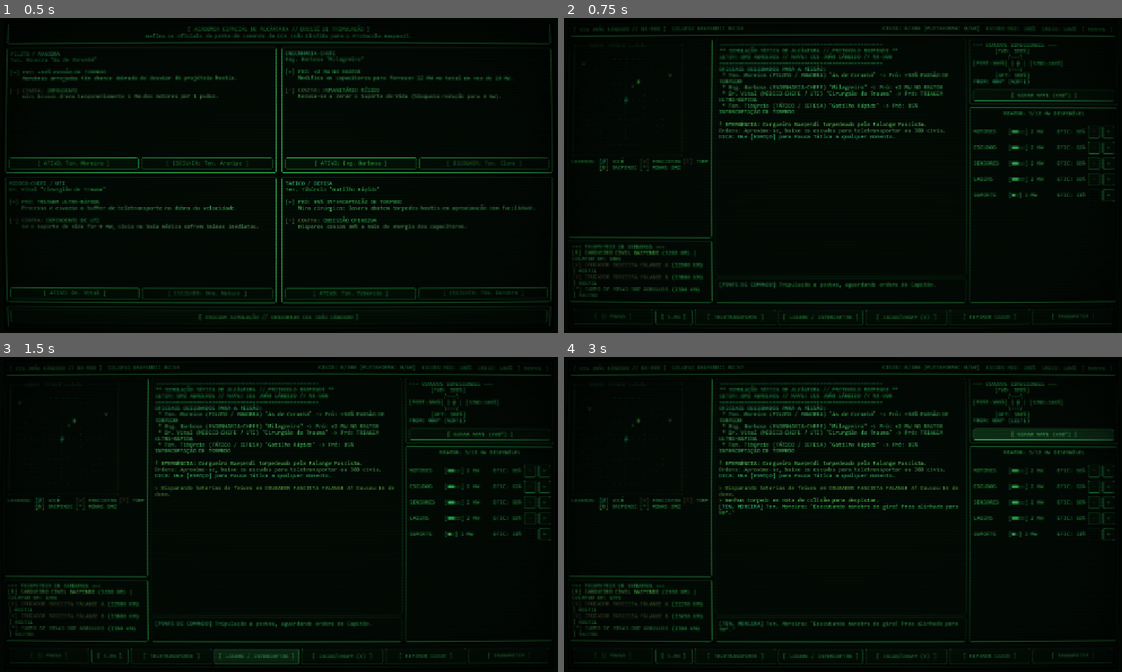
Above: before the commit, frames 1-4 (two rows, left to right).
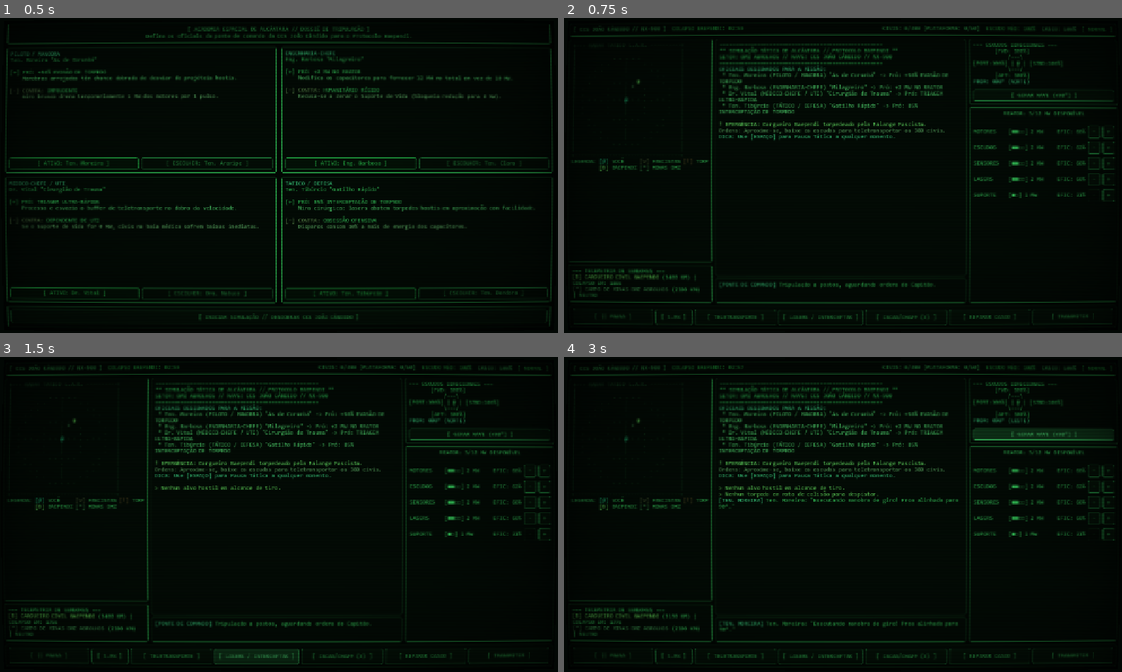
Above: after the commit, the same moments.

Repository: lucasfpastre/scifigame
Game: Godot game, scene res://scenes/crew_selection.tscn
Two runs of this game, one before a commit and one after it. Both use one fixed random seed, a clock stepped at 60 frames per second and the inputs below.
Inputs:
- Up to frame 1 (0.5 s): no input
- Up to frame 2 (0.75 s): click "[ INICIAR SIMULAÇÃO // DESDOB…" at 0.5 s
- Up to frame 3 (1.5 s): click "[ LASERS / INTERCEPTAR ]" at 1.25 s
- Up to frame 4 (3 s): click "[ ISCAS/CHAFF (3) ]" at 2 s; click "[ GIRAR NAVE (+90°) ]" at 2.75 s

Frame 1 is identical in both runs. In frame 2, 0.9% of the frame differs, in the area x 1-27%, y 17-85%; in frame 3, 1.1%; in frame 4, 1.9%, in the area x 1-71%, y 19-85%.

Commit message:
feat: emboscada escalonada (setor silencioso -> desdobramento fascista) e baralho de eventos procedurais imprevisíveis

Diff:
--- a/scripts/main_console.gd
+++ b/scripts/main_console.gd
@@ -153,9 +153,15 @@
 		_log("[color=#ff2222]! %s[/color]" % triage_res["msg"])
 		sfx.play_alert()
 
-	# 4. Avanço do radar e dos projéteis inimigos
+	# 4. Avanço do radar, emboscada escalonada e projéteis inimigos
 	var engine_eff = ship.get_system_efficiency("MOTORES")
-	var tick_result = radar.update_tactical_tick(engine_eff, ship.heading)
+	var tick_result = radar.update_tactical_tick(engine_eff, ship.heading, ship.transporter_active)
+
+	if tick_result.get("ambush_event", false):
+		sfx.play_alert()
+		var pilot = ship.crew.get("PILOT")
+		var pilot_name = pilot.name if pilot else "Oficial"
+		_log("[color=#ff4444]%s: \"Capitão! Eles estavam à espreita esperando a gente baixar a guarda! É uma emboscada fascista!\"[/color]" % pilot_name)
 
 	for ev in tick_result["events"]:
 		_log("[color=#ff6666]> %s[/color]" % ev)
@@ -188,7 +194,9 @@
 		var max_range = 1500 if (ship.crew.has("PILOT") and ship.crew["PILOT"].id == "PILOT_ARARIPE") else 1200
 
 		if km_contact.distance_km <= max_range:
-			var beam_res = ship.beam_to_buffer(40)
+			var base_amt = 40 + radar.bonus_beam_civilians
+			radar.bonus_beam_civilians = 0
+			var beam_res = ship.beam_to_buffer(base_amt)
 			if beam_res["beamed"] > 0:
 				sfx.play_transporter()
 				_log("[color=#55ffff]>> FEIXE DE TRANSPORTE: +%d civis na plataforma! (Buffer: %d/%d)[/color]" % [beam_res["beamed"], ship.transporter_buffer, ship.max_buffer])
--- a/scripts/tactical_radar.gd
+++ b/scripts/tactical_radar.gd
@@ -5,10 +5,22 @@
 var contacts: Array[Dictionary] = []
 var active_torpedoes: Array[Dictionary] = []
 
-# Relógio de Colapso do Baependi (3 minutos completos para permitir planejamento tático)
+# Relógio de Colapso do Baependi
 var km_collapse_seconds: float = 180.0
 var km_is_destroyed: bool = false
 var sweep_phase: int = 0
+
+# Fases da Emboscada Fascista
+# 0: Silêncio / Busca inicial (Apenas Baependi e Minas)
+# 1: Falange A emerge do hiperespaço
+# 2: Falange B flanqueia o setor
+var ambush_stage: int = 0
+var ambush_ticks: int = 0
+
+# Baralho de Eventos Aleatórios
+var next_event_cooldown: int = 5
+var ion_storm_ticks: int = 0
+var bonus_beam_civilians: int = 0
 
 func _init() -> void:
 	reset_simulation_sector()
@@ -18,8 +30,13 @@
 	active_torpedoes.clear()
 	km_collapse_seconds = 180.0
 	km_is_destroyed = false
-
-	# Cargueiro Civil Baependi (Em perigo - Amarelo)
+	ambush_stage = 0
+	ambush_ticks = 0
+	next_event_cooldown = randi_range(4, 7)
+	ion_storm_ticks = 0
+	bonus_beam_civilians = 0
+
+	# O setor inicia SILENCIOSO: apenas a nave civil em perigo e os destroços
 	contacts.append({
 		"id": "BAE-01",
 		"name": "CARGUEIRO CIVIL BAEPENDI",
@@ -28,44 +45,11 @@
 		"color": "#ffff44",
 		"x": 2,
 		"y": -3,
-		"distance_km": 3200,
+		"distance_km": 3400,
 		"hull": 40,
 		"shield": 0,
 		"hostile": false,
 		"identified": false
-	})
-
-	# Cruzadores de Ataque da Falange Fascista (Iniciam mais distantes, permitindo tempo de reação)
-	contacts.append({
-		"id": "FAL-01",
-		"name": "CRUZADOR FASCISTA FALANGE A",
-		"type": "WARSHIP",
-		"icon": "V",
-		"color": "#ff4444",
-		"x": -7,
-		"y": -6,
-		"distance_km": 11500,
-		"hull": 100,
-		"shield": 100,
-		"hostile": true,
-		"identified": false,
-		"torpedo_cooldown": 7 # Demora 7 pulsos antes do primeiro disparo
-	})
-
-	contacts.append({
-		"id": "FAL-02",
-		"name": "CRUZADOR FASCISTA FALANGE B",
-		"type": "WARSHIP",
-		"icon": "V",
-		"color": "#ff4444",
-		"x": 7,
-		"y": -4,
-		"distance_km": 13800,
-		"hull": 100,
-		"shield": 100,
-		"hostile": true,
-		"identified": false,
-		"torpedo_cooldown": 12 # Dispara bem depois, escalonando a ameaça
 	})
 
 	# Campo de minas na Zona Desmilitarizada de Abrolhos
@@ -94,37 +78,56 @@
 		for c in contacts:
 			if c.id == "BAE-01":
 				c.hull = 0
-		return true # Colapsou!
+		return true
 	return false
 
-# Avança o ciclo tático / tick do radar
-func update_tactical_tick(player_engines_eff: float, player_heading: int) -> Dictionary:
+# Avança o ciclo tático / tick do radar com estágios de emboscada e eventos
+func update_tactical_tick(player_engines_eff: float, player_heading: int, is_transporting: bool) -> Dictionary:
 	var tick_result = {
 		"events": [] as Array[String],
 		"torpedo_hits": [] as Array[Dictionary],
-		"new_torpedoes_launched": false
+		"new_torpedoes_launched": false,
+		"ambush_event": false
 	}
 	sweep_phase = (sweep_phase + 1) % 4
 
-	# 1. Movimentação e disparo dos inimigos
+	# 1. Controle da Emboscada Escalonada
+	var bae_contact = _get_contact("BAE-01")
+	var bae_distance = bae_contact.distance_km if bae_contact else 9999
+
+	if ambush_stage == 0:
+		# Dispara a Fase 1 quando o teletransporte é ativado ou a nave se aproxima
+		if is_transporting or bae_distance <= 1200:
+			ambush_stage = 1
+			ambush_ticks = 0
+			_spawn_falange_a()
+			tick_result["events"].append("!! DISTORÇÃO HIPERESPACIAL: NAVE HOSTIL DETECTADA! FALANGE A SAIU DE DOBRA !!")
+			tick_result["ambush_event"] = true
+	elif ambush_stage == 1:
+		ambush_ticks += 1
+		# 4 a 5 pulsos depois, o segundo cruzador surge flanqueando!
+		if ambush_ticks >= 4:
+			ambush_stage = 2
+			_spawn_falange_b()
+			tick_result["events"].append("!! EMBOSCADA TOTAL: SEGUNDA NAVE FASCISTA DETECTADA! FALANGE B FECHA O CERCO A LESTE !!")
+			tick_result["ambush_event"] = true
+
+	# 2. Movimentação e disparo dos inimigos
 	for contact in contacts:
 		if contact.hostile:
-			# Aproximação gradual e cadenciada
 			contact.distance_km = max(1200, contact.distance_km - 350)
-			if contact.x > 0 and randf() < 0.6: contact.x -= 1
-			elif contact.x < 0 and randf() < 0.6: contact.x += 1
-			if contact.y > 0 and randf() < 0.6: contact.y -= 1
-			elif contact.y < 0 and randf() < 0.6: contact.y += 1
-
-			# Contagem de disparo de Torpedos
-			contact["torpedo_cooldown"] = contact.get("torpedo_cooldown", 7) - 1
-			if contact["torpedo_cooldown"] <= 0 and contact.distance_km <= 8000:
-				contact["torpedo_cooldown"] = randi_range(7, 10) # Recarga espaçada
+			if contact.x > 0 and randf() < 0.5: contact.x -= 1
+			elif contact.x < 0 and randf() < 0.5: contact.x += 1
+			if contact.y > 0 and randf() < 0.5: contact.y -= 1
+			elif contact.y < 0 and randf() < 0.5: contact.y += 1
+
+			contact["torpedo_cooldown"] = contact.get("torpedo_cooldown", 6) - 1
+			if contact["torpedo_cooldown"] <= 0 and contact.distance_km <= 8500:
+				contact["torpedo_cooldown"] = randi_range(6, 9)
 				_launch_torpedo_from(contact)
 				tick_result["events"].append("ALERTA TÁTICO: %s DISPAROU TORPEDO DE FÓTONS!" % contact.name)
 				tick_result["new_torpedoes_launched"] = true
 		else:
-			# Se for o Cargueiro Baependi e jogador tiver motores
 			if contact.id == "BAE-01" and player_engines_eff > 0.0:
 				var approach_rate = int(350 * player_engines_eff)
 				contact.distance_km = max(200, contact.distance_km - approach_rate)
@@ -132,11 +135,10 @@
 					contact["transporters_ready"] = true
 					tick_result["events"].append("TELETRANSPORTE PRONTO: Ao alcance dos civis do Baependi!")
 
-	# 2. Atualização dos Torpedos em vôo
+	# 3. Atualização dos Torpedos em vôo
 	var surviving_torps: Array[Dictionary] = []
 	for torp in active_torpedoes:
 		torp.distance_km -= torp.speed_km
-		# Movimento visual no radar rumo ao centro
 		if torp.x > 0: torp.x -= 1
 		elif torp.x < 0: torp.x += 1
 		if torp.y > 0: torp.y -= 1
@@ -146,15 +148,96 @@
 			var impact_quadrant = _calculate_impact_quadrant(torp.origin_dx, torp.origin_dy, player_heading)
 			tick_result["torpedo_hits"].append({
 				"id": torp.id,
-				"damage": randi_range(18, 28), # Dano equilibrado
+				"damage": randi_range(18, 28),
 				"quadrant": impact_quadrant
 			})
-			tick_result["events"].append("! IMPACTO DE TORPEDO no escudo [%s] !" % impact_quadrant)
+			tick_result["events"].append("! IMPACTO DE TORPEDO no setor [%s] !" % impact_quadrant)
 		else:
 			surviving_torps.append(torp)
-
 	active_torpedoes = surviving_torps
+
+	# 4. Sorteio de Eventos Aleatórios Procedurais
+	if ambush_stage > 0:
+		next_event_cooldown -= 1
+		if next_event_cooldown <= 0:
+			next_event_cooldown = randi_range(5, 8)
+			var ev_msg = _trigger_procedural_event(player_engines_eff)
+			if ev_msg != "":
+				tick_result["events"].append(ev_msg)
+
+	if ion_storm_ticks > 0:
+		ion_storm_ticks -= 1
+
 	return tick_result
+
+func _spawn_falange_a() -> void:
+	contacts.append({
+		"id": "FAL-01",
+		"name": "CRUZADOR FASCISTA FALANGE A",
+		"type": "WARSHIP",
+		"icon": "V",
+		"color": "#ff4444",
+		"x": -7,
+		"y": -6,
+		"distance_km": 10500,
+		"hull": 100,
+		"shield": 100,
+		"hostile": true,
+		"identified": false,
+		"torpedo_cooldown": 5
+	})
+
+func _spawn_falange_b() -> void:
+	contacts.append({
+		"id": "FAL-02",
+		"name": "CRUZADOR FASCISTA FALANGE B",
+		"type": "WARSHIP",
+		"icon": "V",
+		"color": "#ff4444",
+		"x": 7,
+		"y": -4,
+		"distance_km": 11800,
+		"hull": 100,
+		"shield": 100,
+		"hostile": true,
+		"identified": false,
+		"torpedo_cooldown": 6
+	})
+
+func _trigger_procedural_event(player_engines_eff: float) -> String:
+	var event_roll = randi() % 5
+	match event_roll:
+		0:
+			# Vazamento de antimatéria acelera colapso
+			km_collapse_seconds = max(15.0, km_collapse_seconds - 25.0)
+			return "INCIDENTE NO BAEPENDI: Vazamento de antimatéria! Tempo de colapso reduzido em 25s!"
+		1:
+			# Tempestade de íons cega sensores
+			ion_storm_ticks = 3
+			return "ANOMALIA: Tempestade magnética de Abrolhos detectada! Sensores com interferência severa por 3 pulsos."
+		2:
+			# Fluxo heróico de civis: bônus de acolhimento
+			bonus_beam_civilians = 20
+			return "TRANSMISSÃO CIVIL: Equipe do Baependi abriu uma escotilha de vácuo auxiliar! Próximo resgate trará +20 civis extras!"
+		3:
+			# Mina espacial puxada pelo vetor gravitacional
+			if player_engines_eff < 0.25:
+				return "PERIGO DE DERIVA: Uma mina do campo de Abrolhos arranhou nossos defletores por falta de propulsão!"
+			else:
+				return "MANOBRA EVASIVA: Piloto desviou com sucesso de estilhaços de mina espacial à deriva."
+		4:
+			# Sobrecarga nos cruzadores fascistas
+			var fal = _get_contact("FAL-01")
+			if fal:
+				fal["torpedo_cooldown"] += 3
+				return "FALHA FASCISTA: Interceptamos telemetria da Falange A: capacitores deles superaqueceram (+3 pulsos de recarga)!"
+	return ""
+
+func _get_contact(p_id: String) -> Dictionary:
+	for c in contacts:
+		if c.id == p_id:
+			return c
+	return {}
 
 func _launch_torpedo_from(source: Dictionary) -> void:
 	var torp_id = "TORP-%02d" % (randi() % 90 + 10)
@@ -165,10 +248,9 @@
 		"origin_dx": source.x,
 		"origin_dy": source.y,
 		"distance_km": min(6000, source.distance_km),
-		"speed_km": 900 # Velocidade cadenciada (dá tempo de agir em 5-6 pulsos!)
-	})
-
-# Calcula qual quadrante de escudo (FWD, AFT, PORT, STBD) é atingido dependendo da proa da nave
+		"speed_km": 900
+	})
+
 func _calculate_impact_quadrant(origin_dx: int, origin_dy: int, heading: int) -> String:
 	var angle_rad = atan2(float(origin_dy), float(origin_dx))
 	var angle_deg = int(rad_to_deg(angle_rad)) + 90
@@ -177,16 +259,11 @@
 	var rel_angle = (angle_deg - heading) % 360
 	if rel_angle < 0: rel_angle += 360
 
-	if rel_angle >= 315 or rel_angle < 45:
-		return "FWD"  # Frente
-	elif rel_angle >= 45 and rel_angle < 135:
-		return "STBD" # Direita / Boreste
-	elif rel_angle >= 135 and rel_angle < 225:
-		return "AFT"  # Traseira / Popa
-	else:
-		return "PORT" # Esquerda / Bombordo
-
-# Intercepta torpedo com Lasers
+	if rel_angle >= 315 or rel_angle < 45: return "FWD"
+	elif rel_angle >= 45 and rel_angle < 135: return "STBD"
+	elif rel_angle >= 135 and rel_angle < 225: return "AFT"
+	else: return "PORT"
+
 func intercept_nearest_torpedo(laser_efficiency: float) -> Dictionary:
 	if active_torpedoes.is_empty():
 		return { "success": false, "message": "Nenhum torpedo hostil em trajetória!" }
@@ -203,15 +280,16 @@
 	else:
 		return { "success": false, "message": "Disparo dos feixes errou o torpedo em aproximação!" }
 
-# Lança contramedidas / Chaff para despistar torpedos
 func deploy_chaff_countermeasure() -> bool:
 	if active_torpedoes.is_empty():
 		return false
 	active_torpedoes.remove_at(0)
 	return true
 
-# Renderiza o Radar Tático com navios, projéteis e fundo estilizado
 func render_ascii_radar(sensor_efficiency: float) -> String:
+	# Aplica penalidade se houver tempestade de íons
+	var effective_sensors = sensor_efficiency * 0.5 if ion_storm_ticks > 0 else sensor_efficiency
+
 	var center = grid_size / 2
 	var grid: Array[Array] = []
 
@@ -223,30 +301,28 @@
 			var dist = sqrt(float(dx * dx + dy * dy))
 
 			if dist < 0.8:
-				row.append("[color=#00ffff]@[/color]") # Jogador (Ciano)
+				row.append("[color=#00ffff]@[/color]")
 			elif abs(dist - 3.5) < 0.6 or abs(dist - 7.0) < 0.6:
-				row.append("[color=#194824].[/color]") # Anel de alcance
+				row.append("[color=#194824].[/color]")
 			elif dx == 0 and abs(dy) < 8:
-				row.append("[color=#153d1e]|[/color]") # Eixo vertical
+				row.append("[color=#153d1e]|[/color]")
 			elif dy == 0 and abs(dx) < 8:
-				row.append("[color=#153d1e]-[/color]") # Eixo horizontal
+				row.append("[color=#153d1e]-[/color]")
 			else:
-				row.append(" ") # Espaço vazio
+				row.append(" ")
 		grid.append(row)
 
-	# Contatos
 	for contact in contacts:
 		var cx = center + contact.x
 		var cy = center + contact.y
 		if cx >= 0 and cx < grid_size and cy >= 0 and cy < grid_size:
 			var icon_char = contact.icon
 			var icon_col = contact.color
-			if sensor_efficiency < 0.4:
+			if effective_sensors < 0.4:
 				icon_char = "?"
 				icon_col = "#ffaa00"
 			grid[cy][cx] = "[color=%s]%s[/color]" % [icon_col, icon_char]
 
-	# Torpedos em vôo
 	for torp in active_torpedoes:
 		var tx = center + torp.x
 		var ty = center + torp.y
@@ -266,7 +342,11 @@
 	return result
 
 func get_contact_telemetry(sensor_efficiency: float) -> String:
+	var effective_sensors = sensor_efficiency * 0.5 if ion_storm_ticks > 0 else sensor_efficiency
 	var text = "[color=#33ff66]=== TELEMETRIA DE SENSORES ===[/color]\n"
+
+	if ion_storm_ticks > 0:
+		text += "[color=#ffaa33]** INTERFERÊNCIA MAGNÉTICA ATIVA (%d pulsos) **[/color]\n" % ion_storm_ticks
 
 	if not active_torpedoes.is_empty():
 		text += "[color=#ff2222]!! ALERTA: %d TORPEDO(S) EM CURSO DE COLISÃO !![/color]\n" % active_torpedoes.size()
@@ -274,13 +354,13 @@
 			text += "[color=#ff4444] >> %s: DIST %d KM[/color]\n" % [t.id, t.distance_km]
 
 	for c in contacts:
-		var dist_str = "%d KM" % c.distance_km if sensor_efficiency >= 0.5 else "ESTIMADA ~%d KM" % (c.distance_km + (randi() % 500 - 250))
+		var dist_str = "%d KM" % c.distance_km if effective_sensors >= 0.5 else "ESTIMADA ~%d KM" % (c.distance_km + (randi() % 500 - 250))
 		var status_str = ""
 		if c.id == "BAE-01":
 			status_str = " | COLAPSO EM: %ds" % int(km_collapse_seconds) if not km_is_destroyed else " | DESTRUÍDA"
-		elif sensor_efficiency >= 0.75:
+		elif effective_sensors >= 0.75:
 			status_str = " | CASCO: %d%% | ESCUDO: %d%%" % [c.hull, c.shield]
-		elif sensor_efficiency >= 0.4:
+		elif effective_sensors >= 0.4:
 			status_str = " | HOSTIL" if c.hostile else " | NEUTRO"
 
 		text += "[color=%s][%s] %s[/color] (%s)%s\n" % [c.color, c.icon, c.name, dist_str, status_str]
